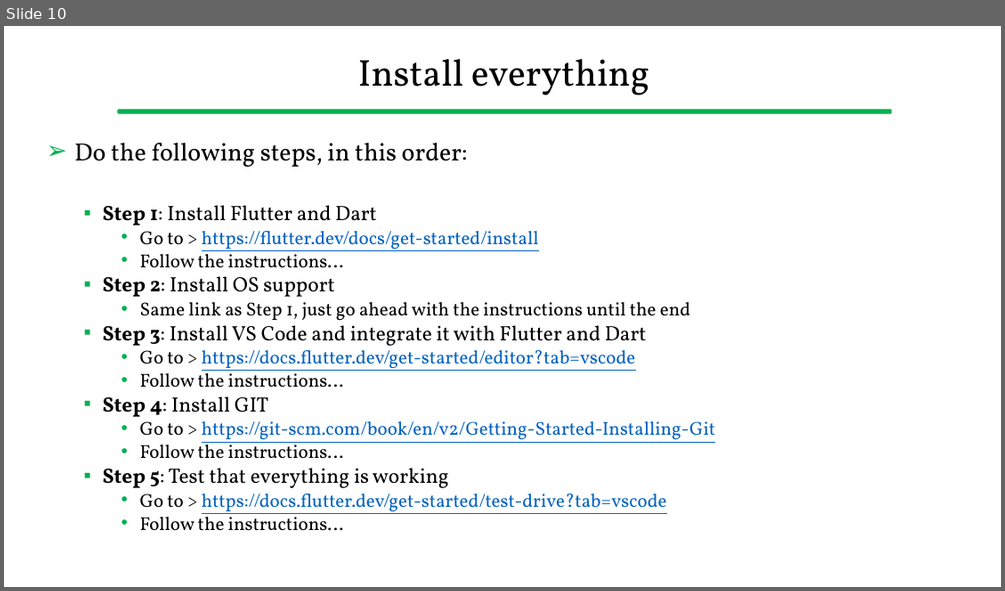
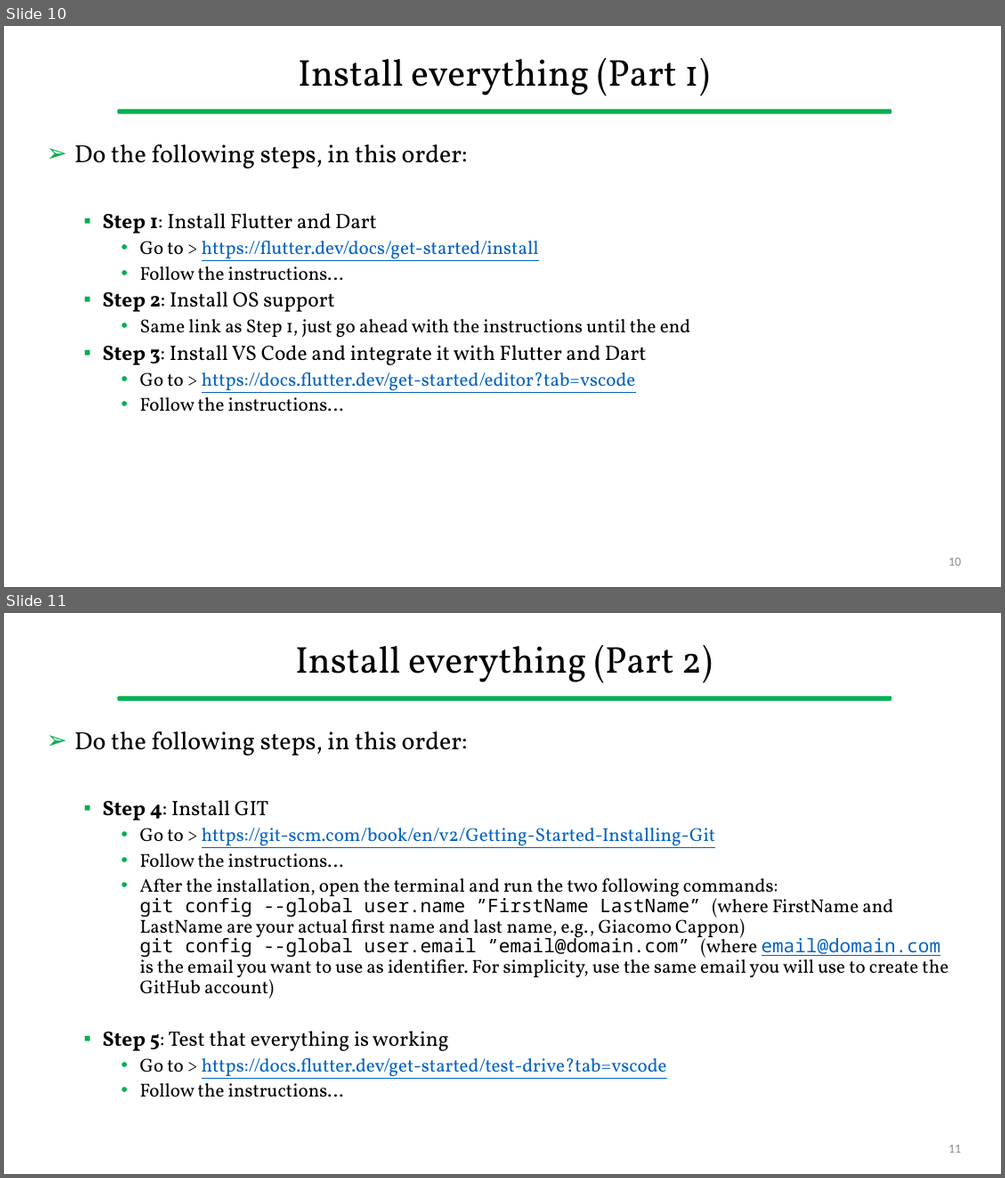
Before and after one commit to gcappon/bwthw, a slide deck: guides/setup_development_environment.pptx. Shown one above the other, each under a label of ours: slide 10 before the commit, slides 10 and 11 after it. The pictures are 1005x591 and 1005x1178 pixels, drawn with LibreOffice and Linux fonts; fonts in the diff are those of the drawing. Boxes give left, top, right and bottom in pixels: in the first picture for what was removed or moved away, otherwise in the second. Text is boxed around its words. In the diff, an @@ line names an element or a change of style, - is before the commit and + after.

Commit message:
[master] updated guide with git installation tips

```diff
--- a/guides/setup_development_environment.pptx
+++ b/guides/setup_development_environment.pptx
@@ slide 11 added at (4,613,1001,1174), background #FFFFFF; not listed: 1 template element that a slide beside it also shows @@
@@ title added at (295,645,712,683), 36 pt, text #000000 @@
+Install everything (Part 2)
@@ text added at (74,731,948,1097), 18 pt, text #000000 @@
+➢ Do the following steps, in this order:
+  ▪ Step 4: Install GIT
+    • Go to > https://git-scm.com/book/en/v2/Getting-Started-Installing-Git
+    • Follow the instructions…
+    • After the installation, open the terminal and run the two following commands:
+      git config --global user.name ”FirstName LastName” (where FirstName and LastName are your actual first name and last name, e.g., Giacomo Cappon)
+      git config --global user.email ”email@domain.com” (where email@domain.com is the email you want to use as identifier. For simplicity, use the same email you will use to create the GitHub account)
+  ▪ Step 5: Test that everything is working
+    • Go to > https://docs.flutter.dev/get-started/test-drive?tab=vscode
+    • Follow the instructions…
@@ page number added at (948,1144,961,1152), 12 pt, text #8C8C8C @@
+11
@@ slide 10 changed as well @@
@@ title at (298,58,710,96): text changed @@
-Install everything
+Install everything (Part 1)
@@ text "Do the following steps, in ..." at (74,144,690,411): line spacing 0.8 to 0.9 @@
@@ text at (103,396,715,531): paragraphs removed @@
-  ▪ Step 4: Install GIT
-    • Go to > https://git-scm.com/book/en/v2/Getting-Started-Installing-Git
-    • Follow the instructions…
-  ▪ Step 5: Test that everything is working
-    • Go to > https://docs.flutter.dev/get-started/test-drive?tab=vscode
-    • Follow the instructions…
@@ page number added at (948,557,961,565), 12 pt, text #8C8C8C @@
+10
```
Also in this commit, not shown: 9 other slides changed, 1 other file.
